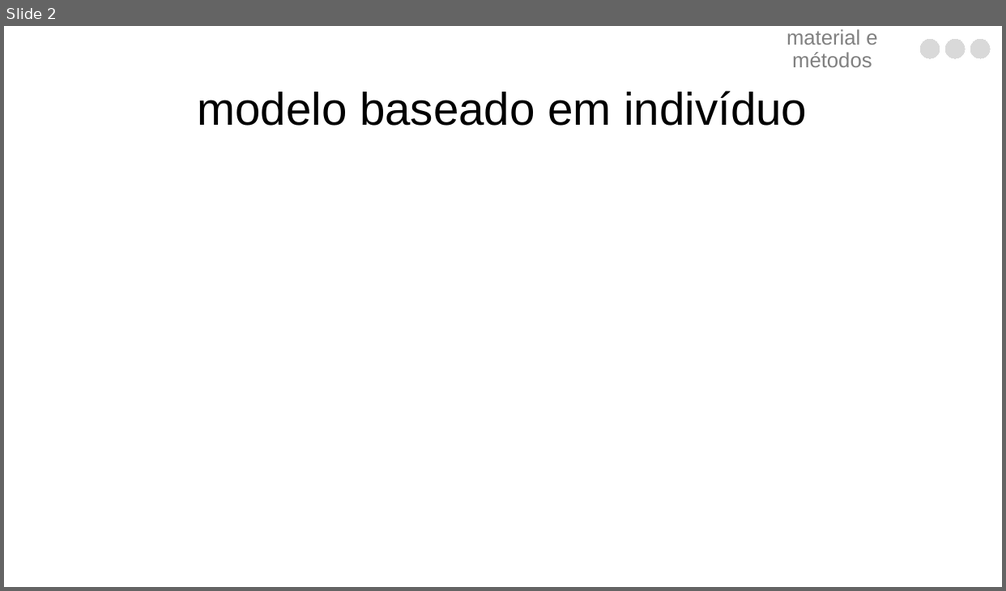
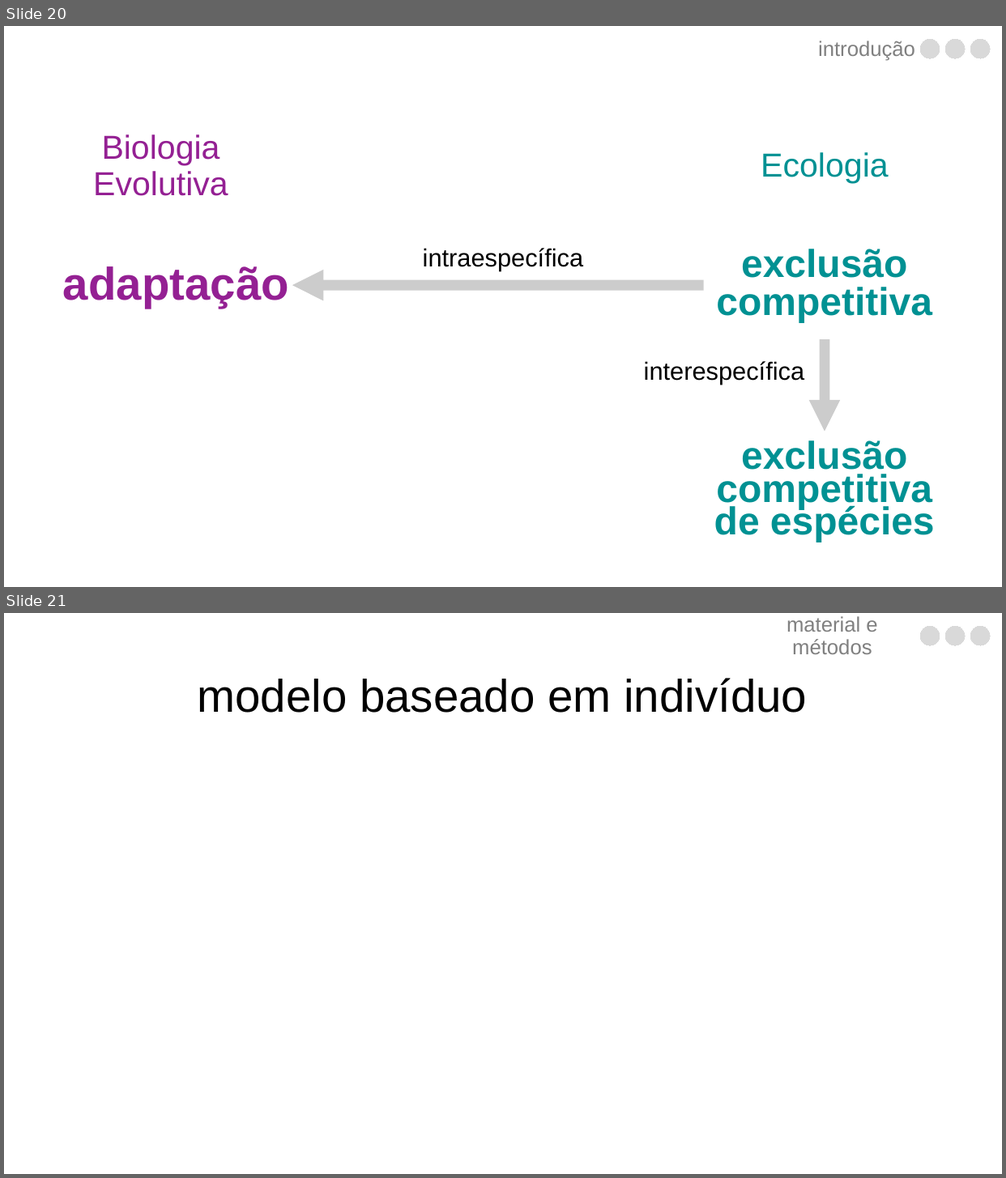
Before and after one commit to luisanovara/dissertacao, a slide deck: DEFESA.pptx. Shown one above the other, each under a label of ours: slide 2 before the commit, slides 20 and 21 after it. The pictures are 1006x591 and 1006x1178 pixels, drawn with LibreOffice and Linux fonts; fonts in the diff are those of the drawing. Boxes give left, top, right and bottom in pixels: in the first picture for what was removed or moved away, otherwise in the second. Text is boxed around its words. In the diff, an @@ line names an element or a change of style, - is before the commit and + after.

```diff
--- a/DEFESA.pptx
+++ b/DEFESA.pptx
@@ slide 20 added at [4, 26, 1002, 587], background #FFFFFF @@
@@ text added at [818, 41, 915, 61], 20 pt, text #808080 @@
+introdução
@@ freeform shape added at [920, 40, 940, 59], fill #D9D9D9, outline #D9D9D9 0 pt @@
@@ freeform shape added at [946, 40, 965, 59], fill #D9D9D9, outline #D9D9D9 0 pt @@
@@ freeform shape added at [970, 40, 990, 59], fill #D9D9D9, outline #D9D9D9 0 pt @@
@@ text added at [93, 135, 228, 196], 32 pt, text #942093 @@
+Biologia Evolutiva
@@ text added at [761, 152, 888, 184], 32 pt, text #009193 @@
+Ecologia
@@ text added at [63, 267, 289, 308], 44 pt, text #942093, bold @@
+adaptação
@@ text added at [423, 248, 583, 271], 24 pt, text #000000 @@
+intraespecífica
@@ text added at [716, 249, 932, 323], 37.4 pt, text #009193, bold @@
+exclusão competitiva
@@ arrow added from (704, 286) to (292, 286), #000000 10 pt @@
@@ arrow added from (825, 339) to (825, 432), #000000 10 pt @@
@@ text added at [644, 361, 804, 385], 24 pt, text #000000 @@
+interespecífica
@@ text added at [714, 441, 935, 543], 37.4 pt, text #009193, bold @@
+exclusão competitiva de espécies
@@ what was slide 2 is now slide 21 @@
```
Also in this commit, not shown: 1 slide changed, 19 other slides added.
